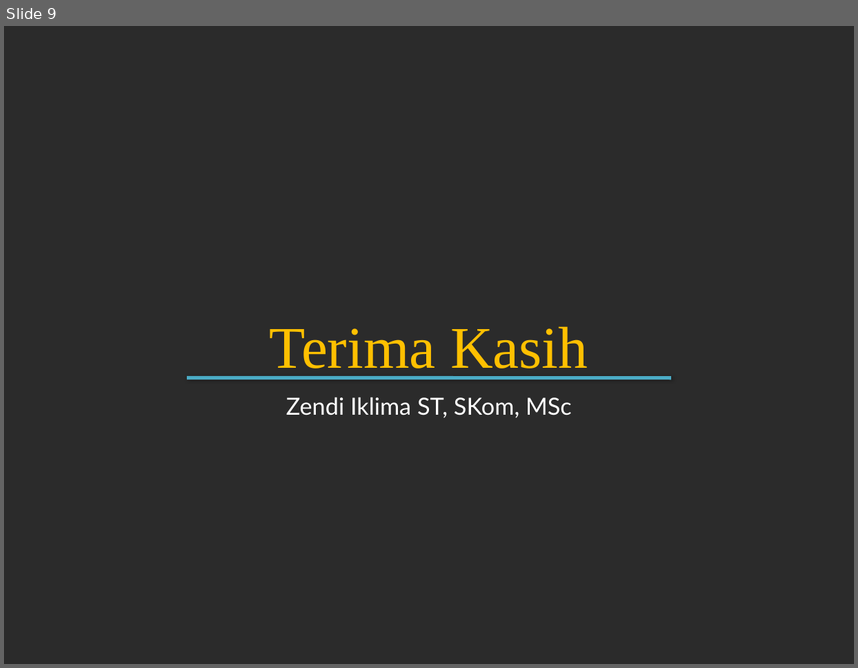
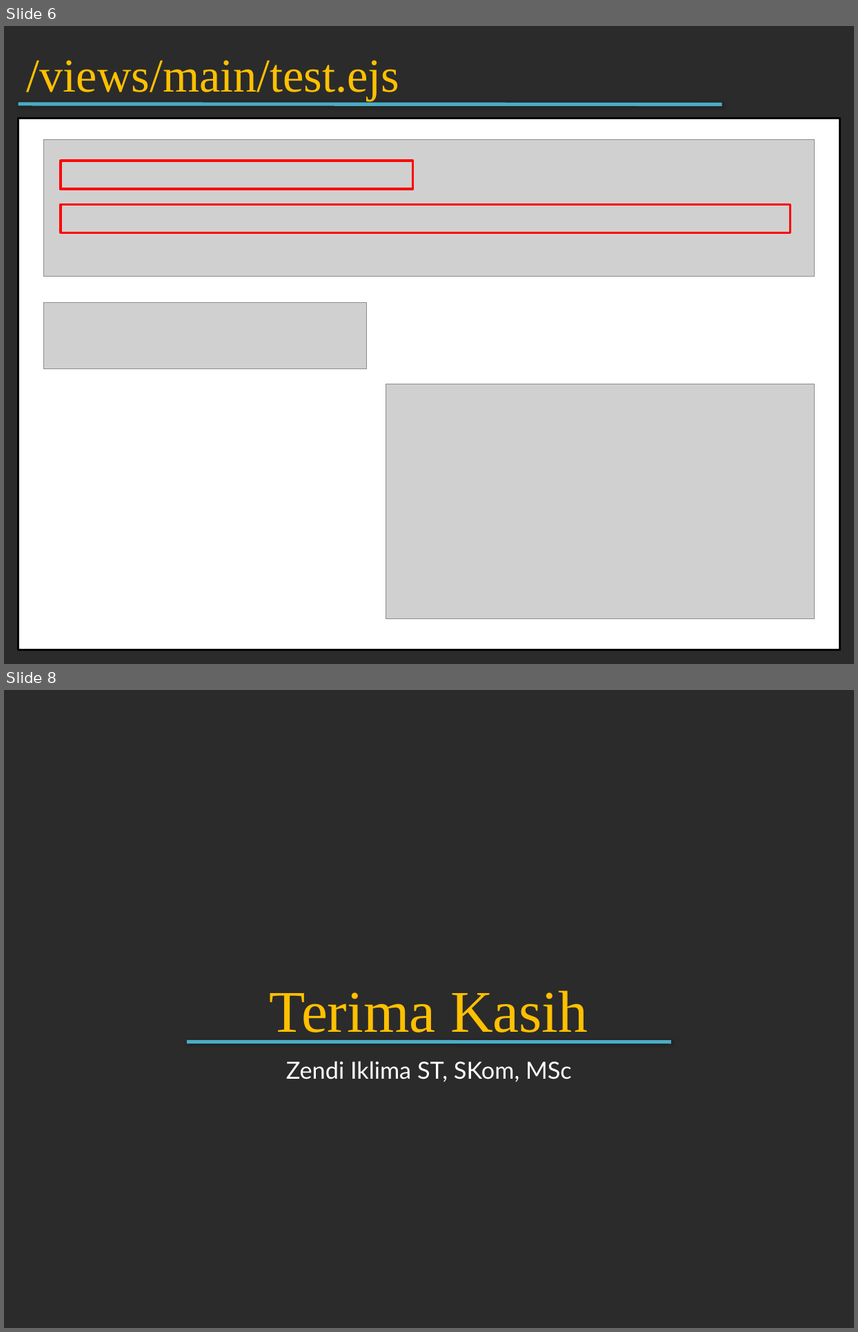
Before and after one commit to zendi014/PK2, a slide deck: PPT/M7 Front-End.pptx. Shown one above the other, each under a label of ours: slide 9 before the commit, slides 6 and 8 after it; the slides between them are not shown. The pictures are 858x668 and 858x1332 pixels, drawn with LibreOffice and Linux fonts; fonts in the diff are those of the drawing; grey boxes stand for pictures; background and template pictures are left out; a plain dark background stands for a picture behind light text. Boxes give left, top, right and bottom in pixels: in the first picture for what was removed or moved away, otherwise in the second. Text is boxed around its words. In the diff, an @@ line names an element or a change of style, - is before the commit and + after.

```diff
--- a/PPT/M7 Front-End.pptx
+++ b/PPT/M7 Front-End.pptx
@@ slide 6 added at box(4, 26, 854, 664), background picture (left out) @@
@@ text added at box(27, 60, 400, 101), 40 pt, text #FFC000 @@
+/views/main/test.ejs
@@ line added from (18, 104) to (722, 104), #4BACC6 3 pt @@
@@ rectangle added at box(18, 118, 840, 649), fill #FFFFFF, outline #000000 2 pt @@
@@ picture added at box(44, 139, 815, 276) @@
@@ rectangle added at box(61, 161, 413, 188), outline #FF0000 2 pt @@
@@ rectangle added at box(61, 205, 791, 232), outline #FF0000 2 pt @@
@@ picture added at box(44, 302, 367, 368) @@
@@ picture added at box(386, 384, 814, 619) @@
@@ what was slide 9 is now slide 8 @@
```
Also in this commit, not shown: 1 slide changed, 5 other slides added, 7 slides removed, 2 other files.
